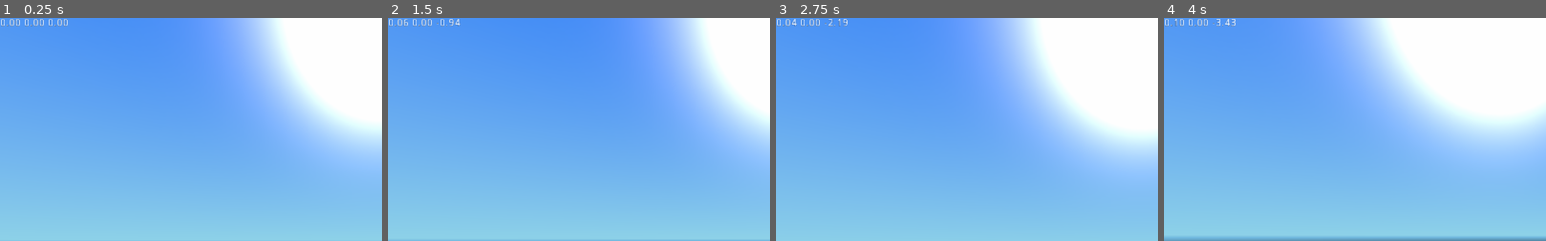
Above: before the commit, frames 1-4 (left to right).
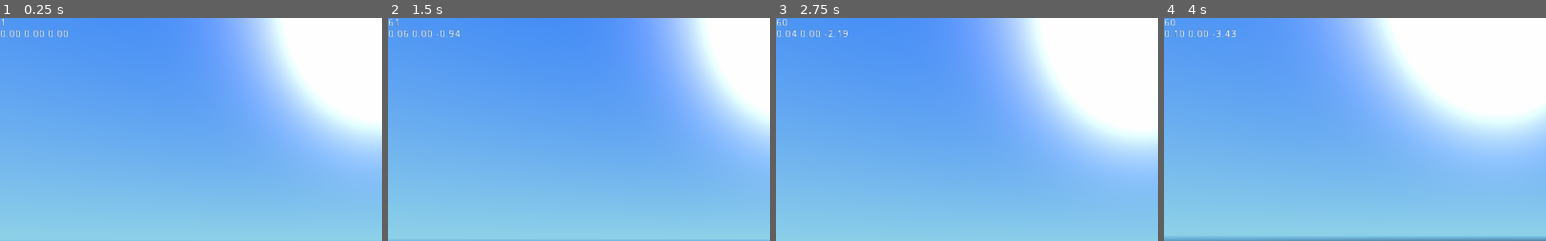
Above: after the commit, the same moments.

Repository: ewewukek/godot-fps
Game: Godot game, scene res://Main.tscn
Same seed, same stepped clock (60 frames per second), same inputs: the game is played once before the commit and once after it.
Inputs (mouse positions are % of the whole screen's width and height, from its top left):
- Up to frame 1 (0.25 s): no input
- Up to frame 2 (1.5 s): tap Enter at 0.5 s; move the mouse to (55, 50) at 0.52 s; hold W (move_forward) from 0.53 s (still down); move the mouse to (45, 50) at 1.27 s
- Up to frame 3 (2.75 s): keep holding W (move_forward); move the mouse to (52, 48) at 2.02 s
- Up to frame 4 (4 s): keep holding W (move_forward); move the mouse to (49, 52) at 2.77 s; move the mouse to (57, 51) at 3.52 s
The pictures show only the part of the screen within x 0-50%, y 0-50%; the shares and areas given below are measured in that part.

The runs differ from the first frame. In frame 1, 0.6% of the frame differs, in the area x 0-18%, y 0-9%; in frame 2, 0.5%; in frame 3, 0.5%; in frame 4, 0.5%.

Commit message:
fps meter

Diff:
--- a/DevHUD.gd
+++ b/DevHUD.gd
@@ -1,12 +1,11 @@
 extends Control
 
-var position_label
 var player
 
 func _ready():
-	position_label = $Label
 	player = get_node("/root/Main/Player")
 
 func _process(delta):
 	var position = player.global_transform.origin
-	position_label.text = "%.2f %.2f %.2f" % [position.x, position.y, position.z]
+	$Position.text = "%.2f %.2f %.2f" % [position.x, position.y, position.z]
+	$FPS.text = str(Engine.get_frames_per_second())
--- a/DevHUD.tscn
+++ b/DevHUD.tscn
@@ -18,7 +18,7 @@
 size_flags_vertical = 1
 script = ExtResource( 1 )
 
-[node name="Label" type="Label" parent="." index="0"]
+[node name="FPS" type="Label" parent="." index="0"]
 
 anchor_left = 0.0
 anchor_top = 0.0
@@ -32,6 +32,28 @@
 mouse_default_cursor_shape = 0
 size_flags_horizontal = 1
 size_flags_vertical = 4
+text = "FPS"
 percent_visible = 1.0
 lines_skipped = 0
 max_lines_visible = -1
+
+[node name="Position" type="Label" parent="." index="1"]
+
+anchor_left = 0.0
+anchor_top = 0.0
+anchor_right = 0.0
+anchor_bottom = 0.0
+margin_top = 15.0
+margin_right = 92.0
+margin_bottom = 29.0
+rect_pivot_offset = Vector2( 0, 0 )
+rect_clip_content = false
+mouse_filter = 2
+mouse_default_cursor_shape = 0
+size_flags_horizontal = 1
+size_flags_vertical = 4
+text = "POSITION"
+percent_visible = 1.0
+lines_skipped = 0
+max_lines_visible = -1
+_sections_unfolded = [ "Rect" ]
